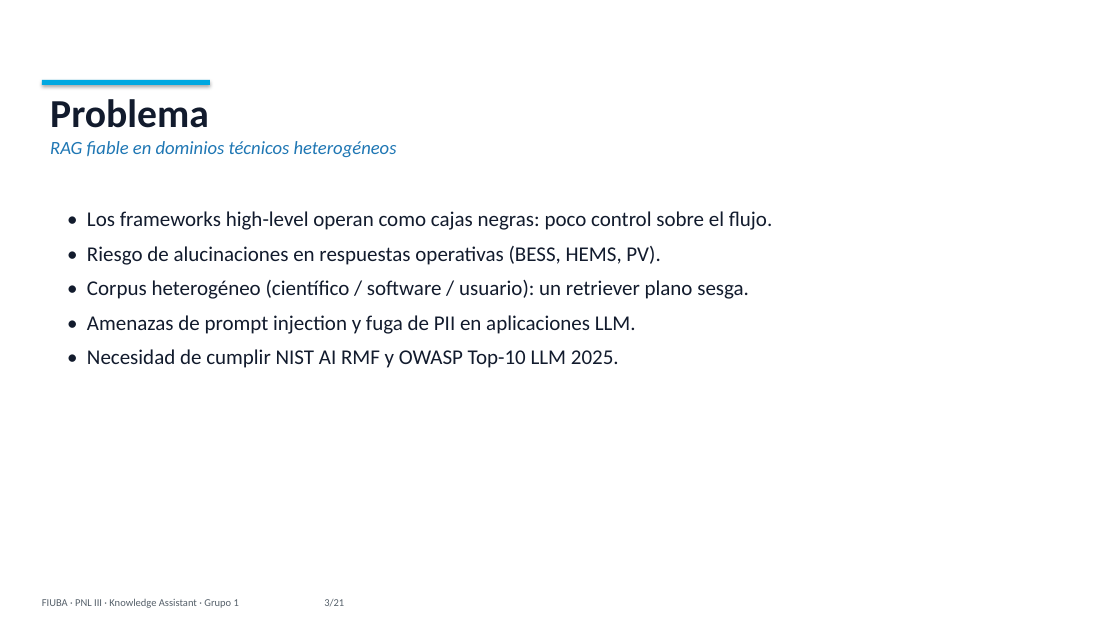
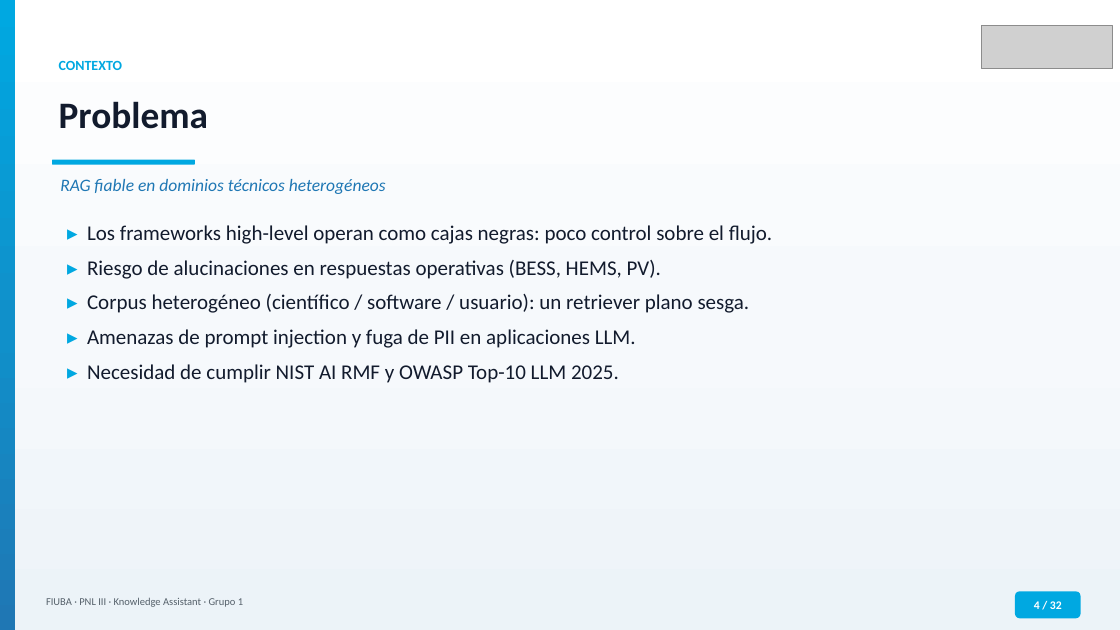
Before and after one commit to MLsound/multi-domain-assistant, a slide deck: slide 4 of docs/presentation_FIUBA.pptx (slide 3 before the commit). Drawn at 1120x630 pixels with LibreOffice and Linux fonts; fonts in the diff are those of the drawing; grey boxes stand for pictures. Boxes give left, top, right and bottom in pixels: in the first picture for what was removed or moved away, otherwise in the second. Text is boxed around its words. In the diff, an @@ line names an element or a change of style, - is before the commit and + after.

```diff
--- a/docs/presentation_FIUBA.pptx
+++ b/docs/presentation_FIUBA.pptx
@@ rectangle added at (0,0,1120,630), fill gradient #FFFFFF to #F6F9FC to #ECF3F8 @@
@@ rectangle added at (0,0,15,630), fill gradient #00A8E1 to #1090CA to #1F77B4 @@
@@ picture added at (981,25,1112,69) @@
@@ rectangle removed at (42,80,210,85) @@
@@ text added at (59,60,122,70), 12 pt, text #00A8E1, bold @@
+CONTEXTO
@@ text at (50,99,209,128): paragraph removed @@
-Problema
@@ text added at (59,101,208,129), 32 pt, text #121B2D, bold @@
+Problema
@@ text "RAG fiable en dominios técnicos ...": place and size @@
-text "RAG fiable en dominios técnicos ..." at (50,99,397,157)
+text "RAG fiable en dominios técnicos ..." at (60,179,386,194)
@@ text "RAG fiable en dominios técnicos ..." at (60,179,386,194): size 16 to 15 pt @@
@@ rounded rectangle added at (52,160,195,165), fill #00A8E1 @@
@@ text at (87,225,773,383): text changed @@
-• Los frameworks high-level operan como cajas negras: poco control sobre el flujo.
-• Riesgo de alucinaciones en respuestas operativas (BESS, HEMS, PV).
-• Corpus heterogéneo (científico / software / usuario): un retriever plano sesga.
-• Amenazas de prompt injection y fuga de PII en aplicaciones LLM.
-• Necesidad de cumplir NIST AI RMF y OWASP Top-10 LLM 2025.
+▸ Los frameworks high-level operan como cajas negras: poco control sobre el flujo.
+▸ Riesgo de alucinaciones en respuestas operativas (BESS, HEMS, PV).
+▸ Corpus heterogéneo (científico / software / usuario): un retriever plano sesga.
+▸ Amenazas de prompt injection y fuga de PII en aplicaciones LLM.
+▸ Necesidad de cumplir NIST AI RMF y OWASP Top-10 LLM 2025.
@@ text at (46,598,243,607): text changed @@
-FIUBA · PNL III · Knowledge Assistant · Grupo 1 3/21
+FIUBA · PNL III · Knowledge Assistant · Grupo 1
@@ rounded rectangle added at (1015,592,1081,618), fill #00A8E1, 10 pt, text #FFFFFF, bold @@
+4 / 32
```
Also in this commit, not shown: 19 other slides changed, 12 slides added, 1 slide removed.
